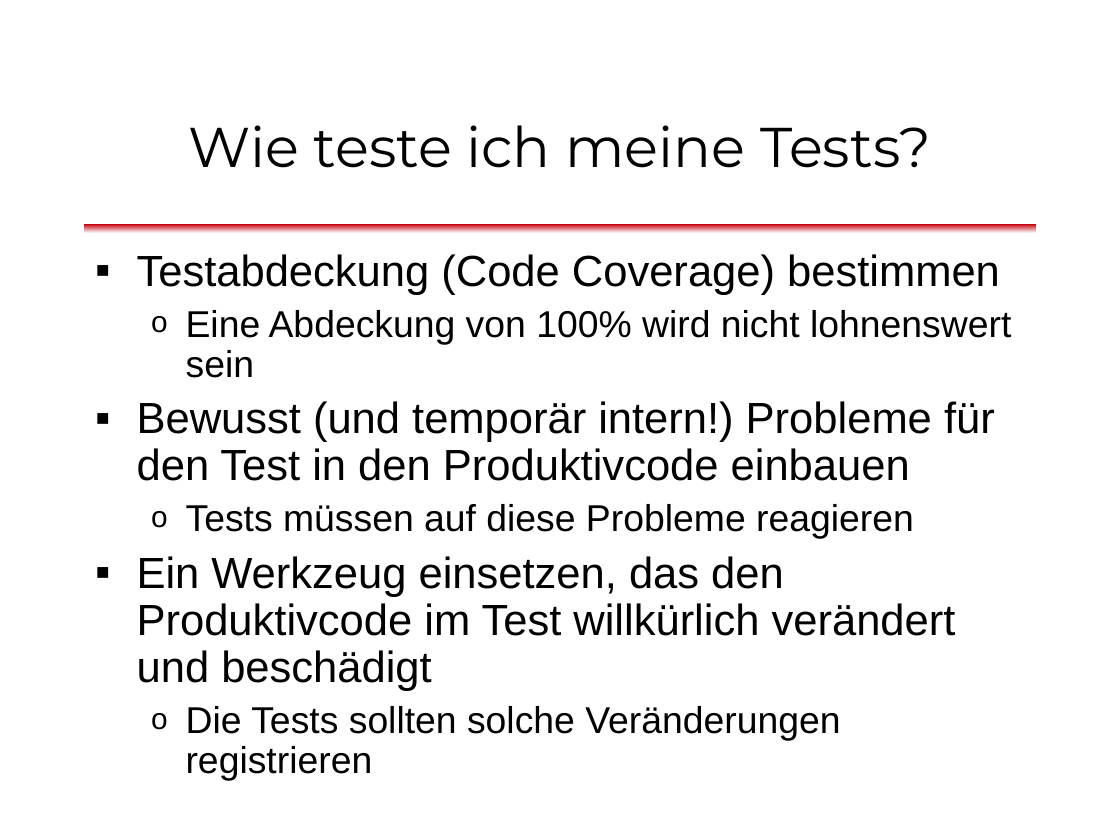
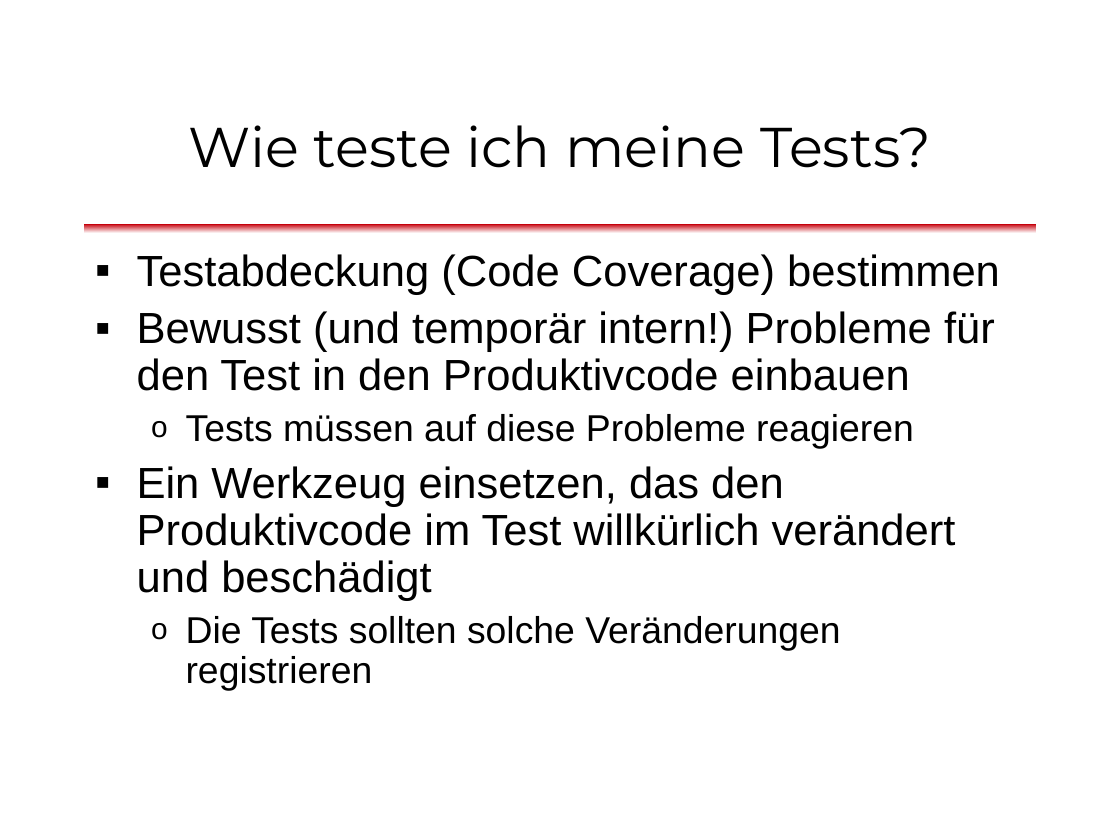
Before and after one commit to dlindner/vorlesung-se2-dhbw, a slide deck: slide 38 of added_2013/Unit Tests mit JUnit (2013).odp (slide 32 before the commit). Drawn at 1120x840 pixels with LibreOffice and Linux fonts; fonts in the diff are those of the drawing; background and template pictures are left out. Boxes give left, top, right and bottom in pixels: in the first picture for what was removed or moved away, otherwise in the second. Text is boxed around its words. In the diff, an @@ line names an element or a change of style, - is before the commit and + after.

Commit message:
Spezielle Testsituationen, Testabdeckung

```diff
--- a/added_2013/Unit Tests mit JUnit (2013).odp
+++ b/added_2013/Unit Tests mit JUnit (2013).odp
@@ text at bbox=[186, 310, 1011, 378]: paragraph removed @@
-  o Eine Abdeckung von 100% wird nicht lohnenswert sein
```
Also in this commit, not shown: 4 other slides changed, 8 slides added, 10 slides removed.
